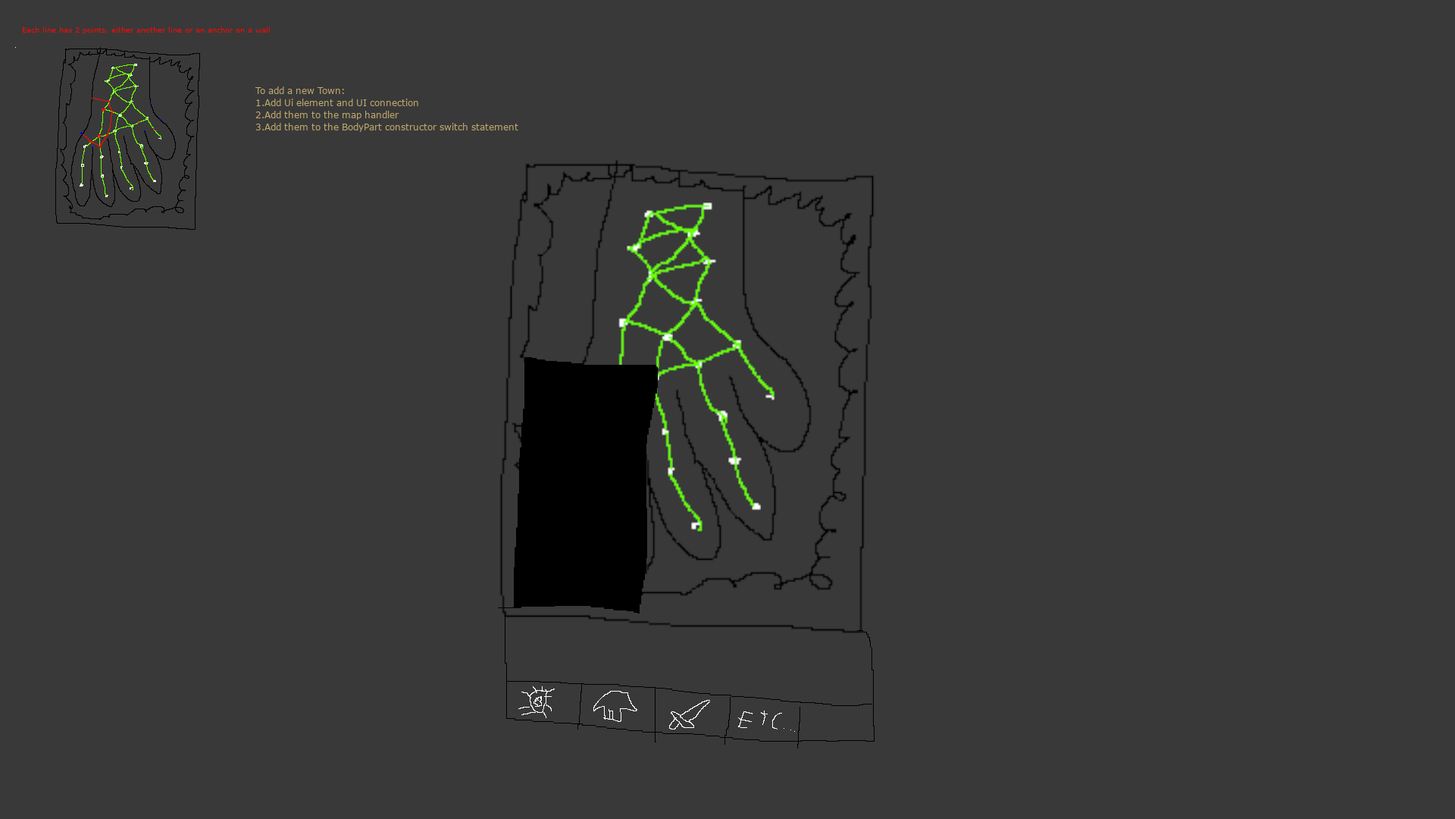
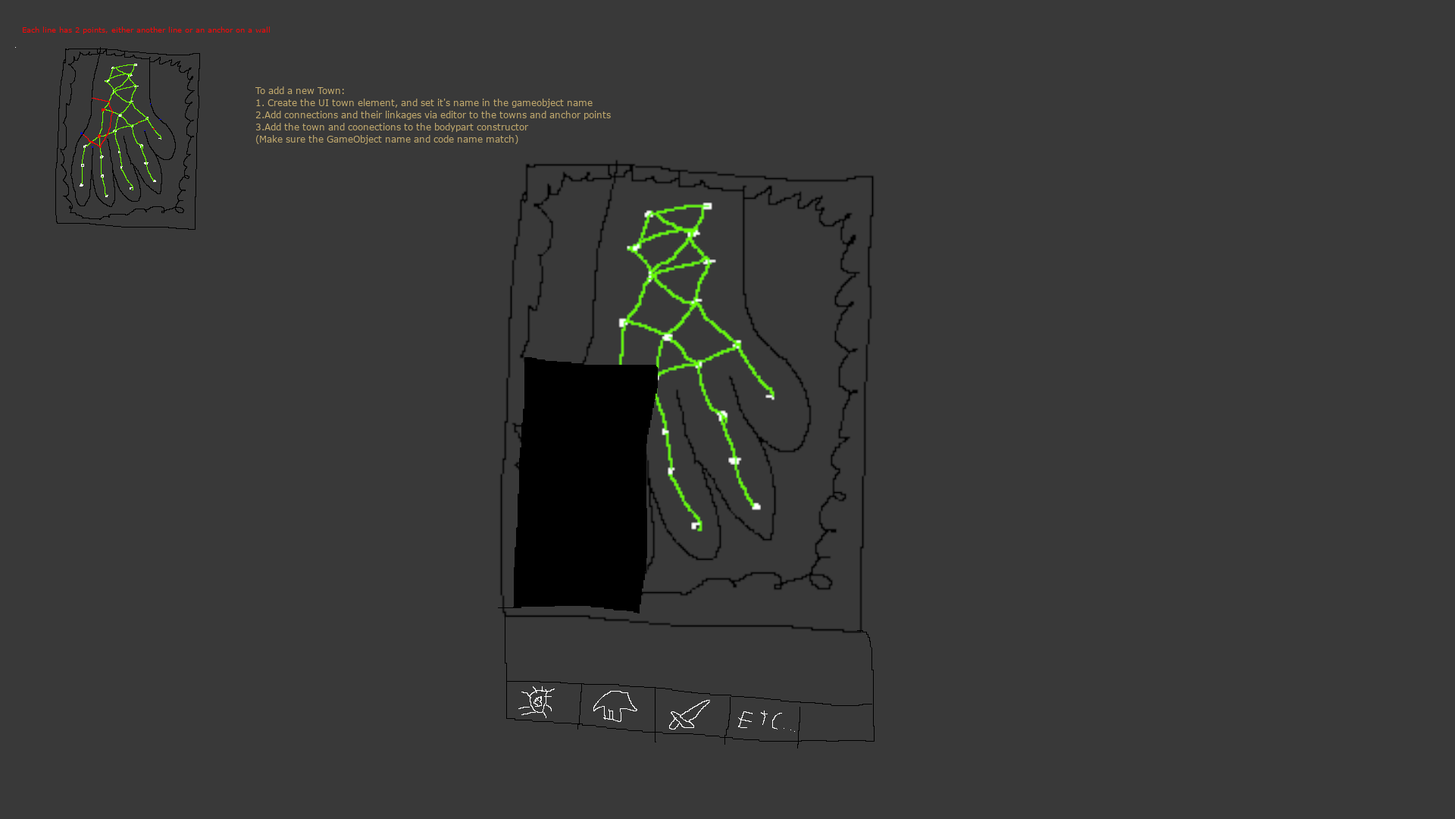
Comparing the layer stacks of the two 1455x819 images. Changes:
painted on "To add a new Town: ..." over [256, 98, 611, 145]
